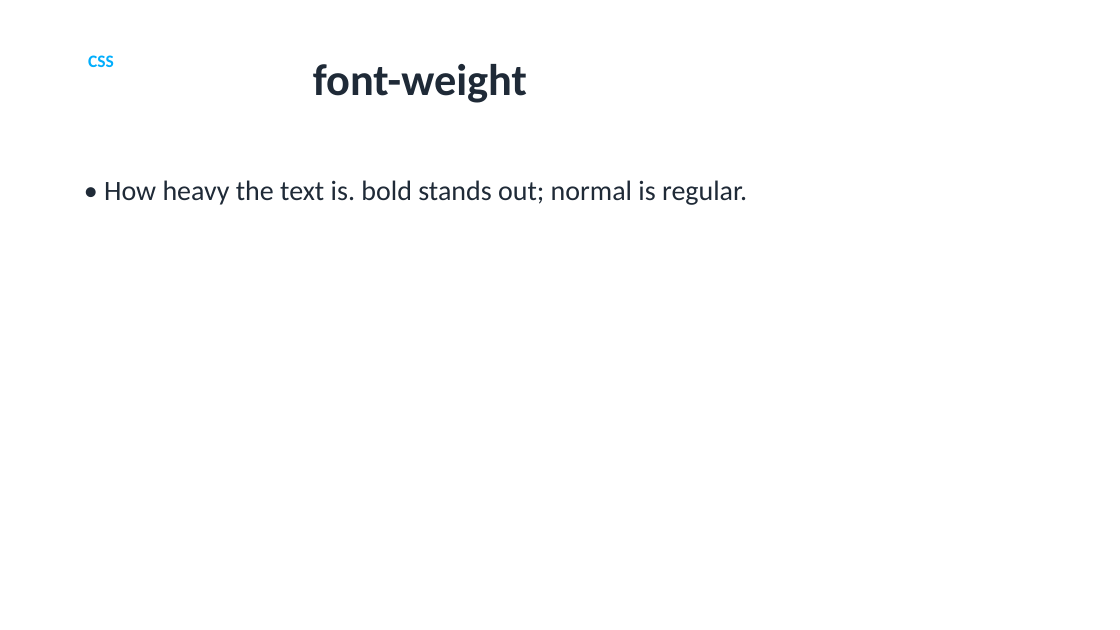
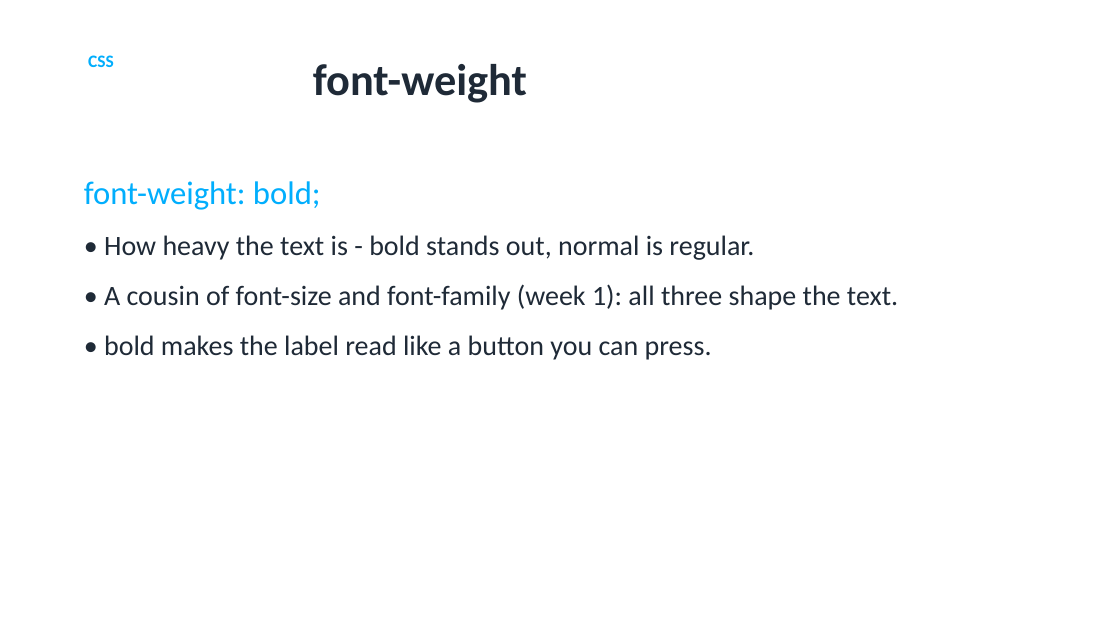
Before and after one commit to utgapps/utgapps.github.io, a slide deck: slide 16 of ai101/slides/week-06.pptx. Drawn at 1120x630 pixels with LibreOffice and Linux fonts; fonts in the diff are those of the drawing. Boxes give left, top, right and bottom in pixels: in the first picture for what was removed or moved away, otherwise in the second. Text is boxed around its words. In the diff, an @@ line names an element or a change of style, - is before the commit and + after.

```diff
--- a/ai101/slides/week-06.pptx
+++ b/ai101/slides/week-06.pptx
@@ text at [84,181,898,360]: text changed @@
-• How heavy the text is. bold stands out; normal is regular.
+font-weight: bold;
+• How heavy the text is - bold stands out, normal is regular.
+• A cousin of font-size and font-family (week 1): all three shape the text.
+• bold makes the label read like a button you can press.
```
Also in this commit, not shown: 5 other slides changed, 27 other files.
